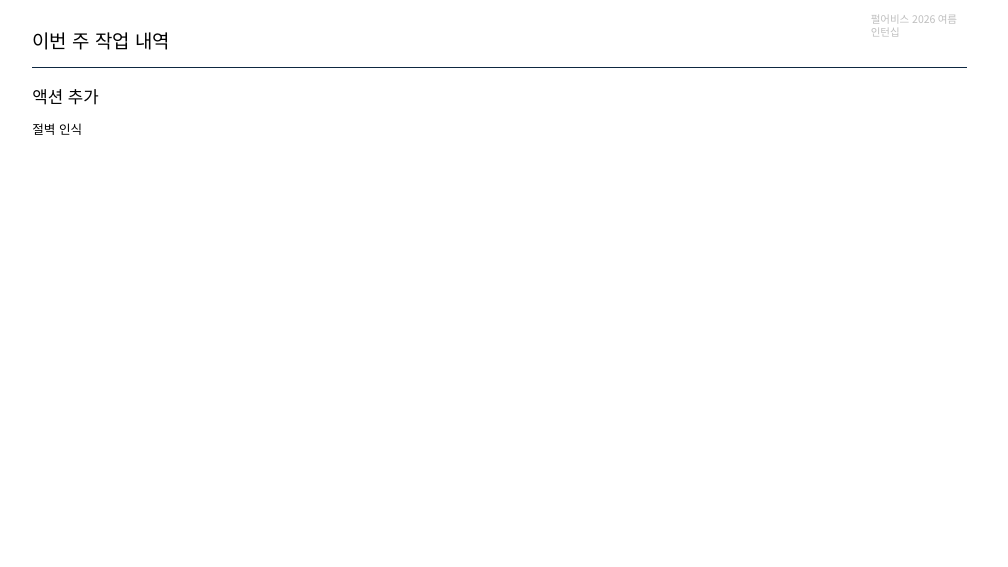
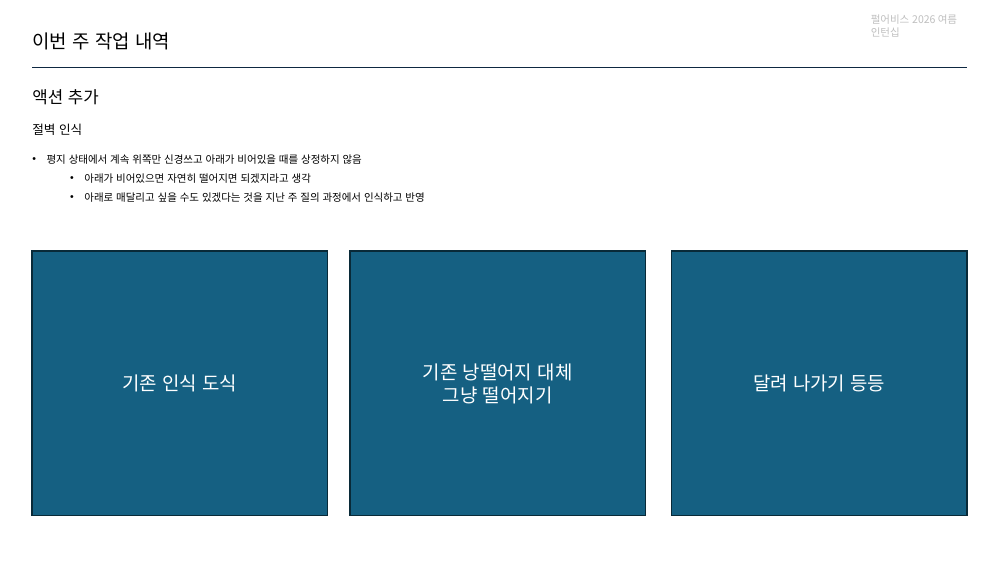
Before and after one commit to jhk0701/PA26-Character-Animation-Parkour, a slide deck: slide 9 of PPT/week7.pptx (slide 6 before the commit). Drawn at 1008x567 pixels with LibreOffice and Linux fonts; fonts in the diff are those of the drawing. Boxes give left, top, right and bottom in pixels: in the first picture for what was removed or moved away, otherwise in the second. Text is boxed around its words. In the diff, an @@ line names an element or a change of style, - is before the commit and + after.

```diff
--- a/PPT/week7.pptx
+++ b/PPT/week7.pptx
@@ text added at <box>47,152,424,202</box>, 10 pt, text #000000 @@
+• 평지 상태에서 계속 위쪽만 신경쓰고 아래가 비어있을 때를 상정하지 않음
+  • 아래가 비어있으면 자연히 떨어지면 되겠지라고 생각
+  • 아래로 매달리고 싶을 수도 있겠다는 것을 지난 주 질의 과정에서 인식하고 반영
@@ rectangle added at <box>32,251,327,516</box>, fill #156082, outline #092A39 1.5 pt, 18 pt, text #FFFFFF @@
+기존 인식 도식
@@ rectangle added at <box>350,251,646,516</box>, fill #156082, outline #092A39 1.5 pt, 18 pt, text #FFFFFF @@
+기존 낭떨어지 대체
+그냥 떨어지기
@@ rectangle added at <box>671,251,967,516</box>, fill #156082, outline #092A39 1.5 pt, 18 pt, text #FFFFFF @@
+달려 나가기 등등
```
Also in this commit, not shown: 6 other slides changed, 3 slides added, 8 other files.
